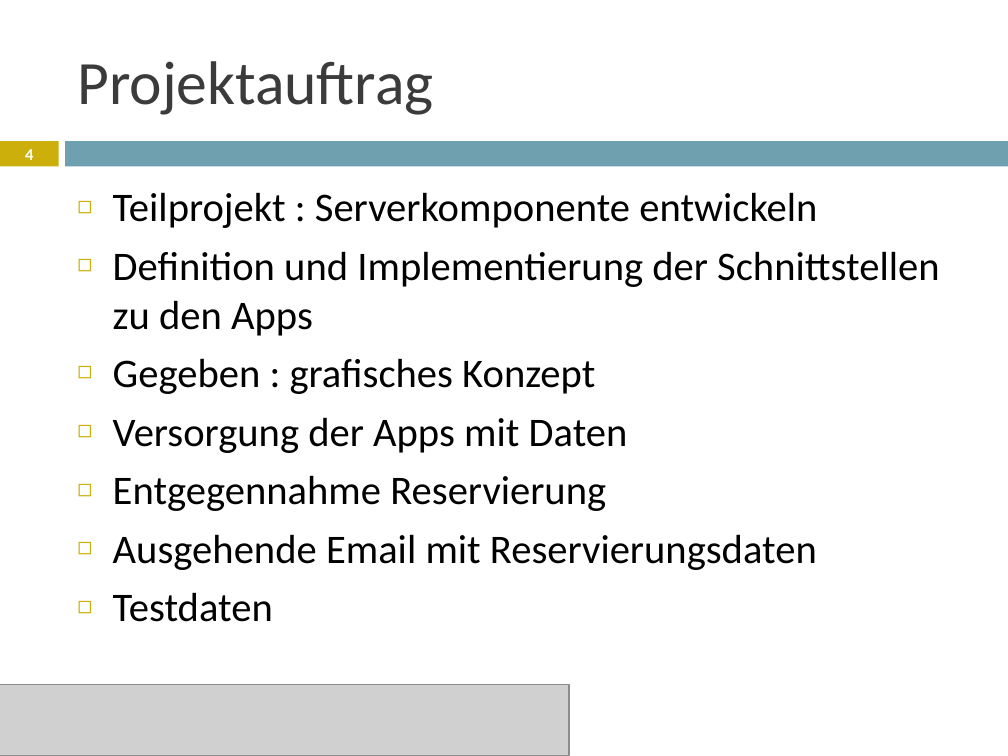
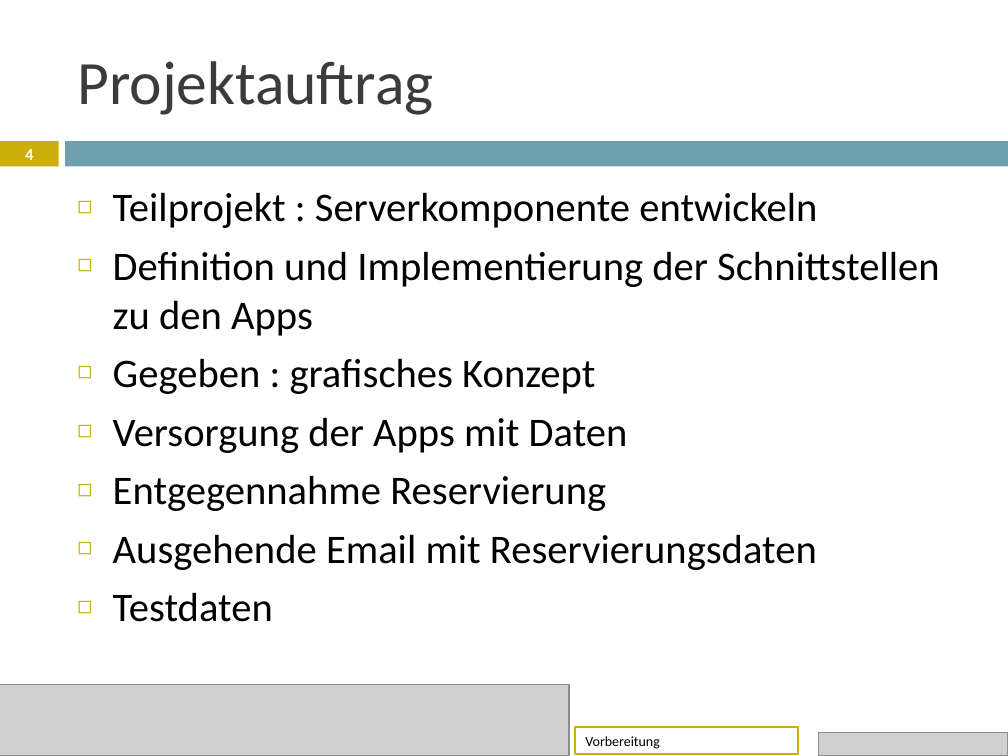
Before and after one commit to janhelmle/weiterbildung_fachinformatiker_ihk_projektantrag, a slide deck: slide 4 of praesentation/Projektpräsentation.pptx. Drawn at 1008x756 pixels with LibreOffice and Linux fonts; fonts in the diff are those of the drawing; grey boxes stand for pictures. Boxes give left, top, right and bottom in pixels: in the first picture for what was removed or moved away, otherwise in the second. Text is boxed around its words. In the diff, an @@ line names an element or a change of style, - is before the commit and + after.

```diff
--- a/praesentation/Projektpräsentation.pptx
+++ b/praesentation/Projektpräsentation.pptx
@@ rectangle added at (576, 727, 797, 754), fill #FFFFFF, outline #CCAF0A 1.5 pt, 10 pt, text #000000 @@
+Vorbereitung
@@ picture added at (818, 733, 1008, 756) @@
```
Also in this commit, not shown: 16 other slides changed.
